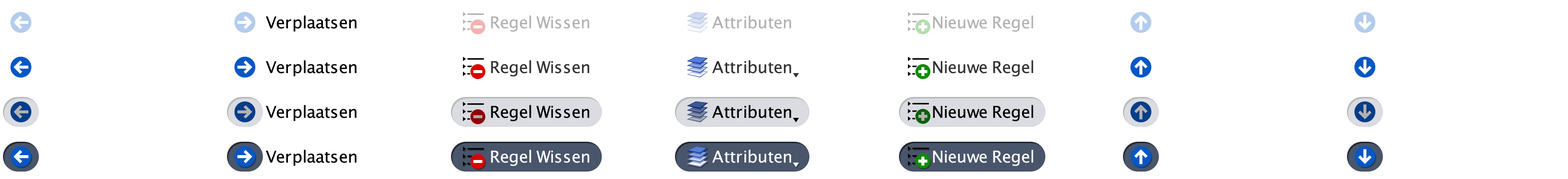
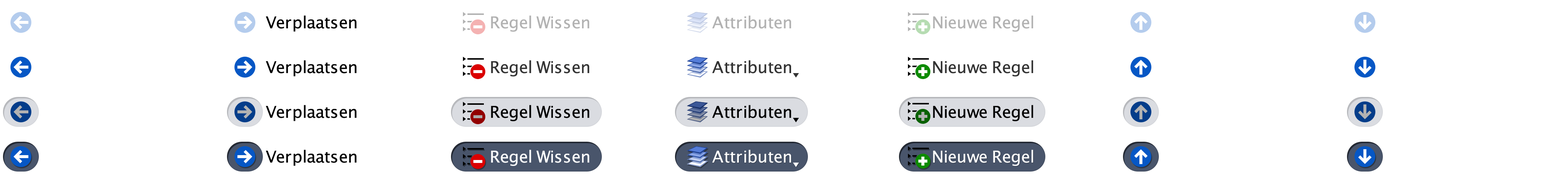
Comparing the layer stacks of the two w=1568, h=179 images. Changes:
hid group "Italian" (24 layers) over [712, 97, 1035, 172]
added group "Dutch" with 26 layers above "French" over [712, 97, 1035, 172]
added group "Attributes copy 12" with 7 layers in group "Dutch" over [712, 97, 799, 168]
added layer "Shape 3 copy 40" in group "Attributes copy 12" over [792, 162, 799, 168]
added layer "Attributen" (8th of 8, in "Dutch" › "Attributes copy 12") in group "Attributes copy 12" over [712, 150, 792, 164]
added group "New Row copy 9" with 4 layers in group "Dutch" over [932, 150, 1034, 167]
added layer "Nieuwe Regel" (8th of 8, in "Dutch" › "New Row copy 9") in group "New Row copy 9" over [932, 150, 1034, 167]
added group "BG copy 5" with 2 layers in group "Dutch" over [712, 97, 1035, 172]
added layer "Shape 2 copy 101" in group "BG copy 5" over [793, 97, 810, 127]
added layer "Shape 2 copy 92" in group "BG copy 5" over [712, 141, 1035, 172]
